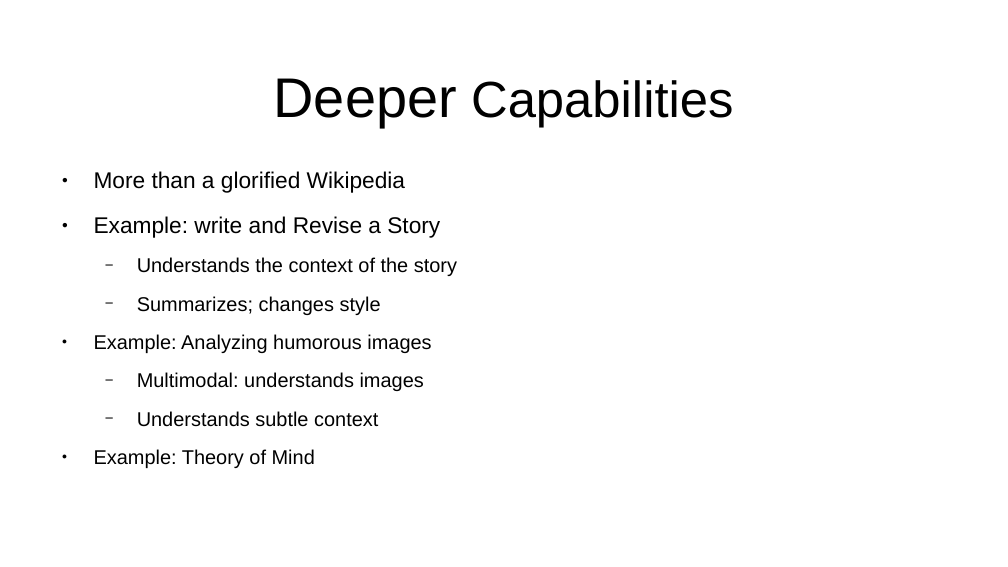
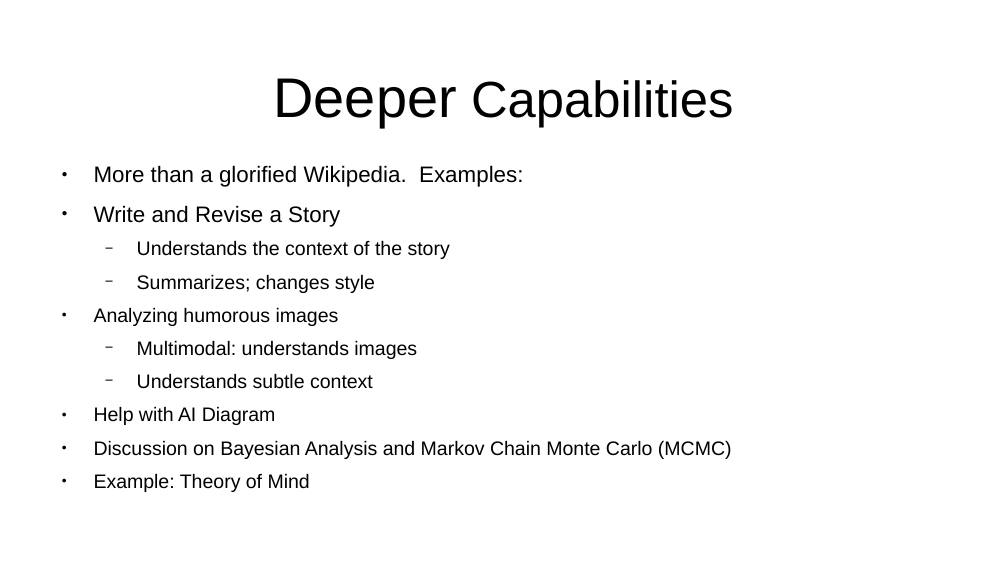
Before and after one commit to ClintStaley/AITalks, a slide deck: slide 6 of UATX/FullPreso2026.pptx. Drawn at 1008x567 pixels with LibreOffice and Linux fonts; fonts in the diff are those of the drawing. Boxes give left, top, right and bottom in pixels: in the first picture for what was removed or moved away, otherwise in the second. Text is boxed around its words. In the diff, an @@ line names an element or a change of style, - is before the commit and + after.

```diff
--- a/UATX/FullPreso2026.pptx
+++ b/UATX/FullPreso2026.pptx
@@ text at <box>94,165,523,227</box>: text changed; size 17.9 to 17.6 pt @@
-● More than a glorified Wikipedia
-● Example: write and Revise a Story
+● More than a glorified Wikipedia. Examples:
+● Write and Revise a Story
@@ text at <box>137,240,450,389</box>: size 15.7 to 15.4 pt in "Understands the context of the story", "Summarizes; changes style", "Multimodal: understands images", "Understands subtle context" and 1 more places; line spacing 1 to 0.8 @@
@@ text at <box>94,307,339,326</box>: text changed; size 15.7 to 15.4 pt @@
-● Example: Analyzing humorous images
+● Analyzing humorous images
@@ text at <box>94,406,732,459</box>: paragraphs added @@
+● Help with AI Diagram
+● Discussion on Bayesian Analysis and Markov Chain Monte Carlo (MCMC)
```
Also in this commit, not shown: 18 other slides changed, 2 slides added, 45 other files.
